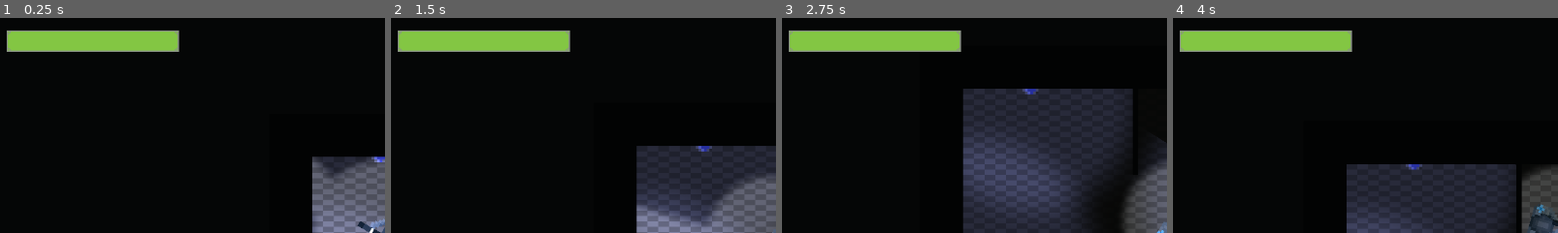
Above: before the commit, frames 1-4 (left to right).
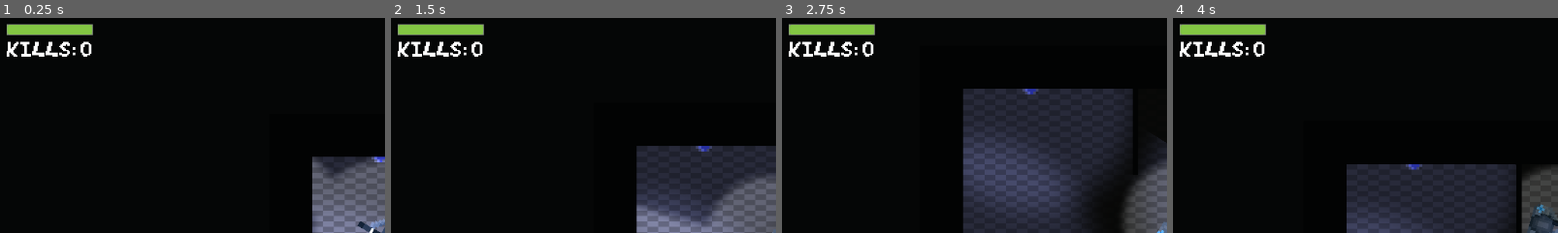
Above: after the commit, the same moments.

Repository: K4ND1/LASER-TAG-KW
Game: Godot game, scene res://scenes/main_scene.tscn
Same seed, same stepped clock (60 frames per second), same inputs: the game is played once before the commit and once after it.
Inputs (mouse positions are % of the whole screen's width and height, from its top left):
- Up to frame 1 (0.25 s): no input
- Up to frame 2 (1.5 s): move the mouse to (72, 44) at 0.52 s; hold D (move_right) 0.53-1.28 s; click (72, 44) at 0.6 s; move the mouse to (30, 54) at 1.27 s; hold S (move_down) from 1.28 s (still down); click (30, 54) at 1.35 s
- Up to frame 3 (2.75 s): move the mouse to (60, 27) at 2.02 s; release S (move_down) at 2.03 s; hold D (move_right) from 2.03 s (still down); click (60, 27) at 2.1 s
- Up to frame 4 (4 s): move the mouse to (45, 70) at 2.77 s; release D (move_right) at 2.78 s; hold W (move_up) 2.78-3.53 s; click (45, 70) at 2.85 s; move the mouse to (80, 65) at 3.52 s; hold A (move_left) from 3.53 s (still down); click (80, 65) at 3.6 s
The pictures show only the part of the screen within x 0-50%, y 0-50%; the shares and areas given below are measured in that part.

The runs differ from the first frame. In frame 1, 5.2% of the frame differs, in the area x 1-47%, y 2-19%; in frame 2, 5.2%; in frame 3, 5.2%; in frame 4, 5.2%.

Commit message:
adding comments and minor changes
Just added few comments to the

Diff:
--- a/kwatera-glowna-mini-game/assets/Scripts/character_body_2d.gd
+++ b/kwatera-glowna-mini-game/assets/Scripts/character_body_2d.gd
@@ -52,7 +52,7 @@
 		laser_anim.play("shoot")
 		bron_anim.play("shoot")
 		_handle_laser()
-		timer.start(0.5)
+		timer.start(0.35)
 		can_shoot = false
 
 var can_shoot: bool = true
--- a/kwatera-glowna-mini-game/assets/Scripts/enemy.gd
+++ b/kwatera-glowna-mini-game/assets/Scripts/enemy.gd
@@ -252,35 +252,45 @@
 		var collider = collision.get_collider()
 
 		if collider.is_in_group("obstacles") or collider.is_in_group("Enemies"):
-			#print("Collided with an obstacle")
+			#print("Collided with an obstacle") ##[DEBUG]
 			_pick_new_roam_target()
 
+# Function that handles the enemy taking damage
 func _get_hit(damage: float) -> void:
 	health -= damage
 	if health <= 0:
 		_die()
 
 func _die() -> void:
+	## Disable physics processing
 	set_physics_process(false)
 
+	# Set collider and detection area to disabled
 	enemy_collider.set_deferred("disabled", true)
 	detection_shape.set_deferred("disabled", true)
 
+	## Play the death animation
 	_change_anim_stat("enemy_death")
+
+	# Add to the kill counter in main scene script
 	var main_scene = get_tree().current_scene as MainScene
 	if main_scene:
 		main_scene.add_kill()
 
+	## I DONT UNDERSTAND
 	await get_tree().create_timer(3.0).timeout
 
+	## I DONT UNDERSTAND
 	queue_free()
 
+# Based on the specific parameters change animations
 func _handle_animations() -> void:
 	if velocity.length() != 0:
 		_change_anim_stat("walk")
 	else:
 		_change_anim_stat("default")
 
+# Change an animation without disturbing the one being played right now
 var current_anim_state: String = "default"
 func _change_anim_stat(new_state) -> void:
 	if current_anim_state != new_state:
--- a/kwatera-glowna-mini-game/assets/Scripts/main_scene.gd
+++ b/kwatera-glowna-mini-game/assets/Scripts/main_scene.gd
@@ -3,7 +3,7 @@
 
 @onready var player: CharacterBody2D = $Player ## Reference to the player scene
 @onready var death_menu: CanvasLayer = $DeathMenu ## Reference to the death menu
-@onready var healthbar: TextureProgressBar = $HUD/Healthbar
+@onready var healthbar: TextureProgressBar = $HUD/Control/VBoxContainer/Healthbar
 
 var kills_count: int = 0 ## Counter for how many enemies has player killed
 var survival_time: float = 0.0 ## Updated with delta time of survival of the player in a game
@@ -23,9 +23,12 @@
 func change_health_bar(health: int):
 	healthbar.value = health
 
+
+@onready var kills: Label = $HUD/Control/VBoxContainer/Kills
 # Function that is being called in enemies upon when they die
 func add_kill() -> void:
 	kills_count += 1
+	kills.text = "KILLS: " + str(kills_count)
 	#print("Current Kills: ", kills_count) ##[DEBUG]
 
 # Simple function that returns the final score, kind of just a getter
--- a/kwatera-glowna-mini-game/scenes/death_menu.gd
+++ b/kwatera-glowna-mini-game/scenes/death_menu.gd
@@ -59,14 +59,11 @@
 	show()
 	get_tree().paused = true
 
-	# 2. Przygotowanie panelu do animacji
-	# Ustawiamy punkt obrotu/skalowania na sam środek okienka
+	# We are setting the menu in the middle of the screen and scaling it to zero
 	menu_panel.pivot_offset = menu_panel.size / 2.0
-
-	# Zmniejszamy okienko do zera (niewidoczne na starcie)
 	menu_panel.scale = Vector2.ZERO
 
-	# 3. Pokazujemy menu i pauzujemy grę
+	# We are showing the menu and pausing the game
 	show()
 	get_tree().paused = true
 
--- a/kwatera-glowna-mini-game/scenes/main_scene.tscn
+++ b/kwatera-glowna-mini-game/scenes/main_scene.tscn
@@ -26,6 +26,7 @@
 [ext_resource type="PackedScene" uid="uid://w8qx81bbwyj1" path="res://scenes/enemy.tscn" id="23_58gk3"]
 [ext_resource type="PackedScene" uid="uid://di0ilunqruiyh" path="res://scenes/death_menu.tscn" id="24_to7gp"]
 [ext_resource type="PackedScene" uid="uid://dnhjawym53n0d" path="res://scenes/spawner.tscn" id="25_u0fll"]
+[ext_resource type="FontFile" uid="uid://hxios1wykmax" path="res://assets/fonts/PixelFont.ttf" id="27_02d50"]
 [ext_resource type="Texture2D" uid="uid://db0fl01n0d673" path="res://assets/sprites/UI/healthbar/under_hb.png" id="27_4bgka"]
 [ext_resource type="Texture2D" uid="uid://j556i3hogemw" path="res://assets/sprites/UI/healthbar/over_hb.png" id="28_02d50"]
 [ext_resource type="Texture2D" uid="uid://2w6ps84oo6gn" path="res://assets/sprites/UI/healthbar/progress_hb.png" id="29_pgk25"]
@@ -391,6 +392,9 @@
 	pass
 "
 
+[sub_resource type="Theme" id="Theme_pgk25"]
+default_font = ExtResource("27_02d50")
+
 [node name="MainScene" type="Node2D"]
 script = ExtResource("1_6p3nn")
 
@@ -516,16 +520,27 @@
 [node name="HUD" type="CanvasLayer" parent="."]
 layer = 11
 
-[node name="Healthbar" type="TextureProgressBar" parent="HUD"]
-anchors_preset = 15
-anchor_right = 1.0
-anchor_bottom = 1.0
+[node name="Control" type="Control" parent="HUD"]
+layout_mode = 3
+anchors_preset = 0
+offset_right = 156.0
+offset_bottom = 133.0
+theme = SubResource("Theme_pgk25")
+
+[node name="VBoxContainer" type="VBoxContainer" parent="HUD/Control"]
+layout_mode = 0
 offset_left = 17.0
-offset_top = 27.0
-offset_right = -1007.0
-offset_bottom = -605.0
-scale = Vector2(2, 2)
+offset_top = 18.0
+offset_right = 145.0
+offset_bottom = 78.0
+
+[node name="Healthbar" type="TextureProgressBar" parent="HUD/Control/VBoxContainer"]
+layout_mode = 2
 value = 100.0
 texture_under = ExtResource("27_4bgka")
 texture_over = ExtResource("28_02d50")
 texture_progress = ExtResource("29_pgk25")
+
+[node name="Kills" type="Label" parent="HUD/Control/VBoxContainer"]
+layout_mode = 2
+text = "KILLS: 0"
--- a/kwatera-glowna-mini-game/scenes/spawner.tscn
+++ b/kwatera-glowna-mini-game/scenes/spawner.tscn
@@ -3,7 +3,7 @@
 [ext_resource type="Script" uid="uid://cjdgiwq4syvru" path="res://assets/Scripts/spawner.gd" id="1_2vbf6"]
 
 [sub_resource type="CircleShape2D" id="CircleShape2D_2vbf6"]
-radius = 80.00625
+radius = 204.55072
 
 [node name="Spawner" type="Marker2D"]
 script = ExtResource("1_2vbf6")
Not shown: 1 places in kwatera-glowna-mini-game/scenes/main_scene.tscn that only renumber resources
